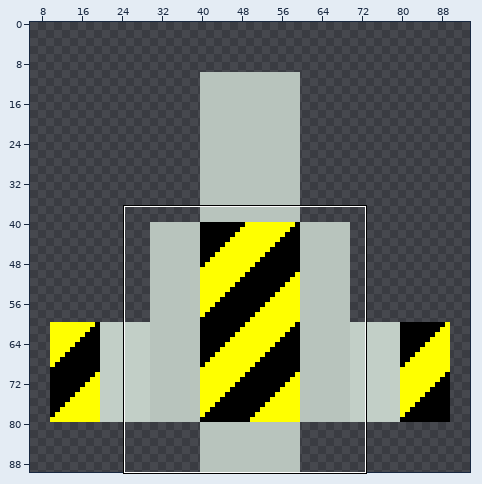
One commit to this sprite sheet: assets/pixel_ship_yellow.png. The picture above shows the old version from afar; the outline marks the close-up.
Close-up. Old version:
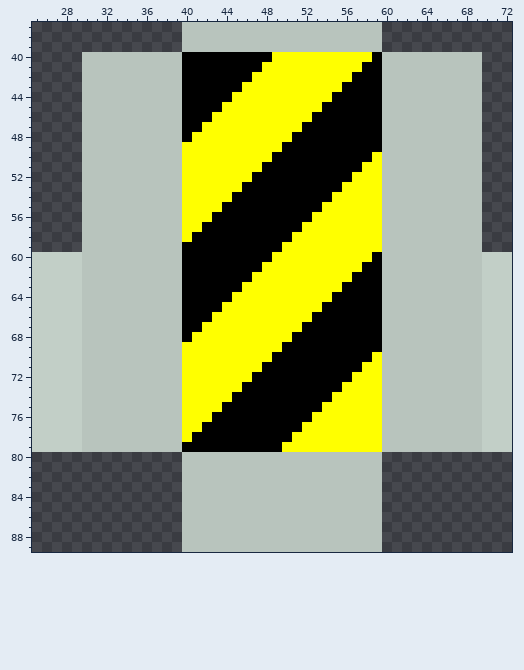
The file is 100x90 pixels. Pixels under 10% opacity are left out. Colours within 5 levels of each other are drawn and written as one. Shown: x 25..72, y 37..89. The wide view leaves out empty margins. The commit also changed other parts of the picture, which this record leaves out.
The result:
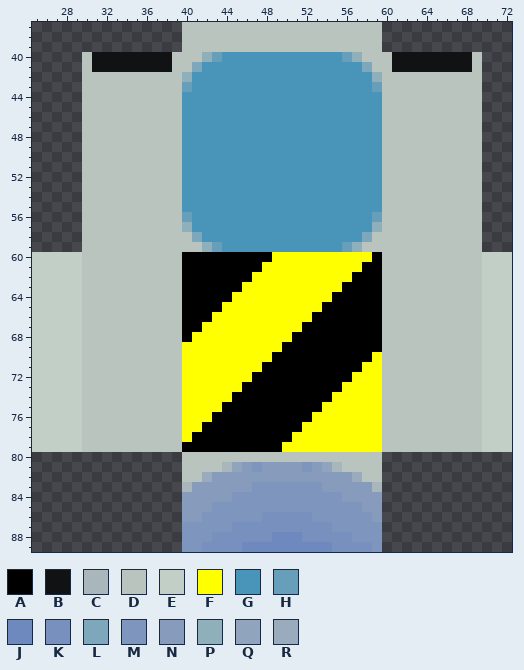
Palette (. is transparent): A #000000  B #111213  C #a9b7bd  D #b8c4bd  E #c2cfc7  F #ffff00  G #4995ba  H #679eba  J #6e89bd  K #7790bd  L #7fa7bb  M #7e95bd  N #879cbd  P #8fafbb  Q #91a4bd  R #9aabbd
Diff:
Changed rows in their new state; - is an unchanged pixel.
first column x 31:
40 BBBBBBBB-DDPHGGGGGGGGGGGGHPDD-BBBBBBBB
41 BBBBBBBB-DLGGGGGGGGGGGGGGGGLD-BBBBBBBB
42 ---------PGGGGGGGGGGGGGGGGGGP---------
43 ---------HGGGGGGGGGGGGGGGGGGH---------
44 ---------GGGGGGGGGGGGGGGGGGGG---------
45 ---------GGGGGGGGGGGGGGGGGGGG---------
46 ---------GGGGGGGGGGGGGGGGGGGG---------
47 ---------GGGGGGGGGGGGGGGGGGGG---------
48 ---------GGGGGGGGGGGGGGGGGGGG---------
49 ---------GGGGGGGGGGGGGGGGGGGG---------
50 ---------GGGGGGGGGGGGGGGGGGGG---------
51 ---------GGGGGGGGGGGGGGGGGGGG---------
52 ---------GGGGGGGGGGGGGGGGGGGG---------
53 ---------GGGGGGGGGGGGGGGGGGGG---------
54 ---------GGGGGGGGGGGGGGGGGGGG---------
55 ---------GGGGGGGGGGGGGGGGGGGG---------
56 ---------HGGGGGGGGGGGGGGGGGGH---------
57 ---------PGGGGGGGGGGGGGGGGGGP---------
58 ---------DLGGGGGGGGGGGGGGGGLD---------
59 ---------DDPHGGGGGGGGGGGGHPDD---------
first column x 40:
81 ----CQNMNNNNMNQC----
82 --RNNNNNNNNNNNNNNR--
83 CNNNNNNMMMMMMMNNNNNC
84 NNNNNMMMMMMMMMMMNNNN
85 NNNMMMMMMMMMMMMMMMNN
86 NNMMMMMMKKKKKMMMMMMN
87 MMMMMKKKKKKKKKKMMMMM
88 MMMKKKKKKJJJKKKKKMMM
89 MMKKKKJJJJJJJJJKKKKM
